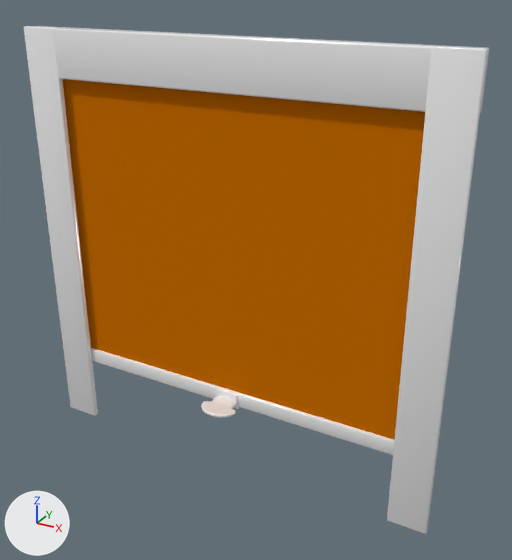
What one commit did to the Blender file models/products/Dachfenster Komfort.blend.
One viewpoint serves both versions: a 50 mm camera at (0.925, -1.497, 0.763) aimed at (0.086, 0.028, 0.0). The lights are fixed; the arrows at lower left show +X, +Y and +Z.
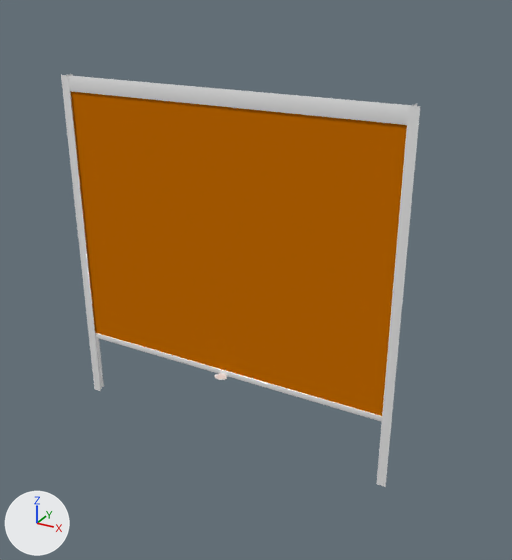
Where the change shows, as pixel boxes (x1, y1, x2, y2) in the pictures (512 x 560 px):
'Stoff.001', reshaped, moved, rescaled (7% narrower, 10% shorter): before (63, 79, 425, 439); after (70, 91, 407, 416)
'Cube.001', deleted: before (387, 46, 488, 534)
'Cube', deleted: before (37, 26, 489, 113)
'Cube.002', deleted: before (24, 26, 98, 416)
'Plane.008', added: after (68, 75, 409, 125)
'Cube.003', moved, rescaled (17% shorter): before (91, 348, 394, 455); after (95, 333, 382, 422)
'Plane.002', added: after (376, 104, 420, 487)
'Plane.001', added: after (61, 74, 104, 391)
'Schiebedig', moved, rescaled: before (201, 396, 237, 418); after (214, 372, 227, 380)
'SChiebeding unten', moved, rescaled (62% narrower, 62% shorter): before (216, 389, 239, 409); after (220, 370, 228, 377)

Diff of the bpy script that builds the scene:
```diff
--- a/models/products/Dachfenster Komfort.blend.py
+++ b/models/products/Dachfenster Komfort.blend.py
@@ me_cube @@
 me_cube.from_pydata(...)  # 8 vertices, 6 faces; spans x -0.526..0.526, y -0.011..0.011, z -0.022..0.022
+# me_cube part 1: the whole mesh is scaled about its middle by (2.45, 1, 1)
 me_cube.materials.append(mat_schiene)
@@ me_plane_001 @@
 me_plane_001.from_pydata(...)  # 4 vertices, 1 face; spans x -0.526..0.526, y -0.457..0.457, z 0.0
 # used by ob_stoff_001; location = (0.0, 0.022, 0.082); rotation_euler = (1.571, 0.0, -3.142), in degrees (90, 0, -180)
-me_plane_001.vertices[0].co = (-0.526, -0.457, 0.0)
-me_plane_001.vertices[1].co = (0.526, -0.457, 0.0)
-me_plane_001.vertices[2].co = (-0.526, 0.457, 0.0)
-me_plane_001.vertices[3].co = (0.526, 0.457, 0.0)
+# me_plane_001 part 2
+me_plane_001.vertices[0].co = (-0.526, -0.419, 0.0)
+me_plane_001.vertices[1].co = (0.526, -0.419, 0.0)
+me_plane_001.vertices[2].co = (-0.526, 0.421, 0.0)
+me_plane_001.vertices[3].co = (0.526, 0.421, 0.0)
 me_plane_001.materials.append(mat_stoff_01)
@@ ob_cube @@
-ob_cube = bpy.data.objects.new('Cube', me_cube_003)
@@ ob_cube_001 @@
-ob_cube_001 = bpy.data.objects.new('Cube.001', me_cube_004)
@@ ob_cube_002 @@
-ob_cube_002 = bpy.data.objects.new('Cube.002', me_cube_001)
@@ ob_cube_003 @@
 ob_cube_003 = bpy.data.objects.new('Cube.003', me_cube)
-ob_cube_003.location = (0.0, 0.021, -0.386)
+ob_cube_003.location = (0.0, -0.001, -0.296)
+ob_cube_003.scale = (0.367, 0.367, 0.367)
 _m = ob_cube_003.modifiers.new('Bevel', 'BEVEL')
@@ ob_schiebeding_unten @@
 ob_schiebeding_unten = bpy.data.objects.new('SChiebeding unten', me_cube_006)
-ob_schiebeding_unten.location = (0.0, 0.049, -0.407)
+ob_schiebeding_unten.location = (0.0, 0.009, -0.303)
 ob_schiebeding_unten.rotation_euler = (0.0, 0.0, 6.283)  # degrees (0, 0, 360)
-ob_schiebeding_unten.scale = (0.00553, 0.0528, 0.0482)
+ob_schiebeding_unten.scale = (0.00203, 0.0194, 0.0177)
 _m = ob_schiebeding_unten.modifiers.new('Bevel', 'BEVEL')
@@ ob_schiebedig @@
 ob_schiebedig = bpy.data.objects.new('Schiebedig', me_cube_007)
-ob_schiebedig.location = (0.0, -0.034, -0.394)
-ob_schiebedig.scale = (0.0626, 0.0655, 0.102)
+ob_schiebedig.location = (0.0, -0.021, -0.299)
+ob_schiebedig.scale = (0.023, 0.024, 0.0373)
 _m = ob_schiebedig.modifiers.new('Subdivision', 'SUBSURF')
@@ ob_stoff_001 @@
 ob_stoff_001 = bpy.data.objects.new('Stoff.001', me_plane_001)
-ob_stoff_001.location = (0.0, 0.022, 0.082)
+ob_stoff_001.location = (0.0, 0.0, 0.087)
 ob_stoff_001.rotation_euler = (1.571, 0.0, -3.142)  # degrees (90, 0, -180)
+ob_stoff_001.scale = (0.905, 0.905, 0.905)
 _m = ob_stoff_001.modifiers.new('Solidify', 'SOLIDIFY')
@@ ob_plane_001 @@
+ob_plane_001 = bpy.data.objects.new('Plane.001', me_plane_004)  # 38 vertices, 18 faces; spans x -0.328..0.67, y -0.013..0.013, z -0.026..0.0; in mat_schiene_002 (white #ffffff); modifiers SOLIDIFY, EDGE_SPLIT
+ob_plane_001.location = (-0.486, -0.008, 0.17)
+ob_plane_001.rotation_euler = (1.571, 1.571, 0.0)  # degrees (90, 90, 0)
@@ ob_plane_002 @@
+ob_plane_002 = bpy.data.objects.new('Plane.002', me_plane_003)  # 38 vertices, 18 faces; spans x -0.331..0.667, y -0.013..0.013, z -0.026..0.0; in mat_schiene_002 (white #ffffff); modifiers SOLIDIFY, EDGE_SPLIT
+ob_plane_002.location = (0.486, -0.008, -0.169)
+ob_plane_002.rotation_euler = (1.571, 4.712, 0.0)  # degrees (90, 270, 0)
@@ ob_plane_008 @@
+ob_plane_008 = bpy.data.objects.new('Plane.008', me_plane_010)  # 14 vertices, 6 faces; spans x -0.478..0.478, y -0.021..0.021, z 0.0..0.002; in mat_schiene_002 (white #ffffff); modifiers SOLIDIFY, EDGE_SPLIT
+ob_plane_008.location = (0.0, -0.006, 0.477)
+ob_plane_008.rotation_euler = (1.571, 0.0, 0.0)  # degrees (90, 0, 0)
```
